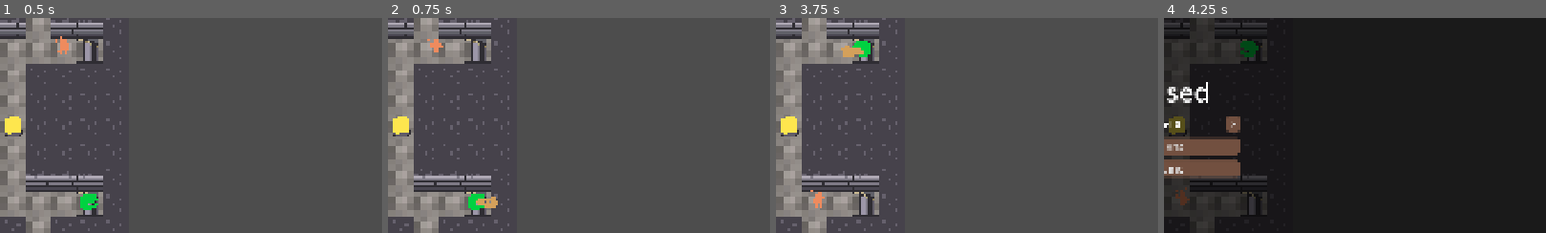
Above: before the commit, frames 1-4 (left to right).
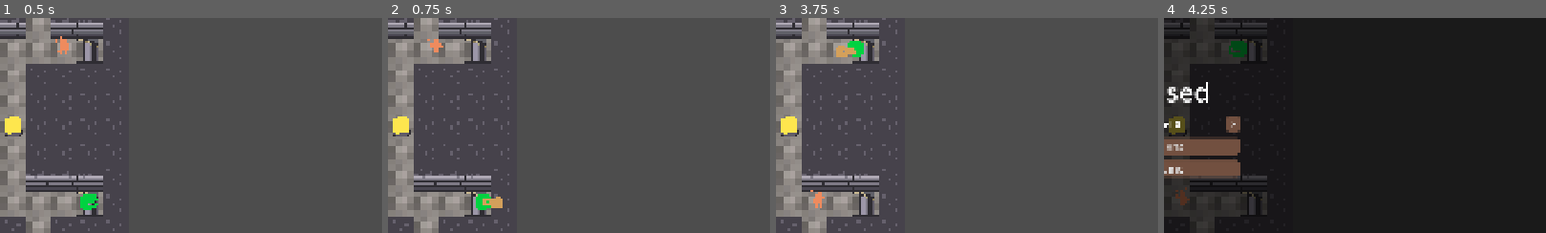
Above: after the commit, the same moments.

Repository: NunoDasNeves/igc-jam-godot-template
Game: Godot game, scene res://main.tscn
The game is run twice, just before and just after one commit, with the same random seed, the same clock (stepped at 60 frames per second) and the same inputs.
Inputs:
- Up to frame 1 (0.5 s): no input
- Up to frame 2 (0.75 s): tap Enter at 0.5 s; hold D (Right) from 0.53 s (still down); tap Z (Attack) at 0.6 s
- Up to frame 3 (3.75 s): release D (Right) at 1.28 s; hold S (Down) 1.28-2.03 s; tap X (Interact) at 1.35 s; hold D (Right) 2.03-2.78 s; hold K 2.03-2.78 s; hold W (Up) 2.78-3.53 s; tap R at 2.85 s; hold A (Left) from 3.53 s (still down); tap Z (Attack) at 3.6 s
- Up to frame 4 (4.25 s): keep holding A (Left); tap Escape at 4.15 s
The pictures show only the part of the screen within x 50-100%, y 25-75%; the shares and areas given below are measured in that part.

Frame 1 is identical in both runs. In frame 2, 0.4% of the frame differs, in the area x 21-30%, y 81-90%; in frame 3, 0.4%; in frame 4, 0.4%, in the area x 17-25%, y 10-19%.

Commit message:
give the mimic a little jump forward then back as they chomp

Diff:
--- a/entities/mimic/mimic_class.gd
+++ b/entities/mimic/mimic_class.gd
@@ -51,13 +51,17 @@
 			anim_tween = get_tree().create_tween()
 			anim_tween.tween_interval(0.1)
 			anim_tween.set_parallel(true)
+			anim_tween.set_ease(Tween.EASE_IN)
 			anim_tween.tween_property(top_jaw, "rotation_degrees", 47, 0.1)
 			anim_tween.tween_property(bot_jaw, "rotation_degrees", -19.6, 0.1)
+			anim_tween.tween_property(self, "position", position + face_dir * 20, 0.1)
+			anim_tween.set_ease(Tween.EASE_OUT)
+			anim_tween.chain().tween_property(self, "position", position, 0.15)
 			state_tween = get_tree().create_tween()
 			state_tween.tween_callback(func (): hitbox.activate())
-			state_tween.tween_interval(0.4)
+			state_tween.tween_interval(0.32)
 			state_tween.tween_callback(func (): set_state(State.NONE))
-			anim_tween.chain().tween_subtween(state_tween)
+			#anim_tween.chain().tween_subtween(state_tween)
 		State.DIE:
 			if anim_tween:
 				anim_tween.stop()
Not shown: 1 places in status_gold.tscn that only renumber resources
